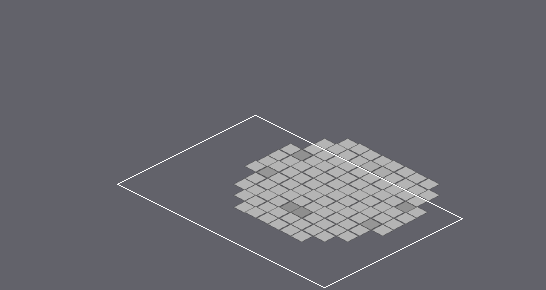
Two states of a Tiled map, feng-zhi/assets/maps/training_ground/maps/training_ground_night.tmx. The first picture is a wide view before the edit; the outline marks the close-up.
Close-up. Before the commit:
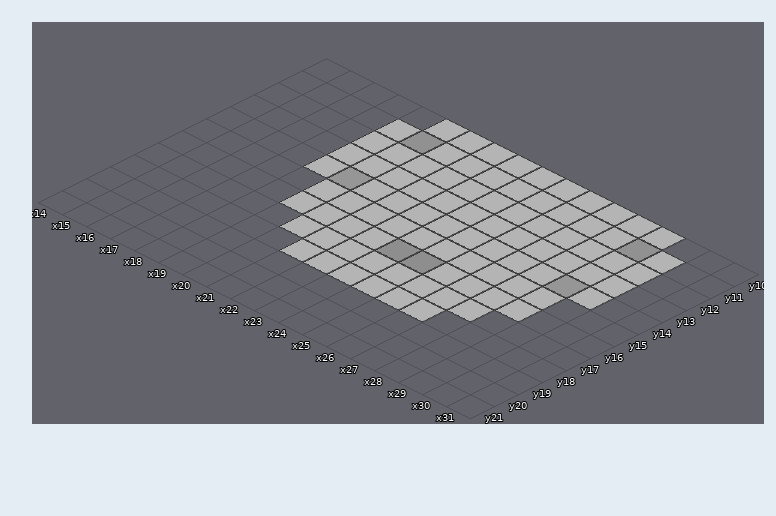
Cells are 64x32 px. Isometric: x runs down to the right, y down to the left. Shown: x 14..31, y 10..21. The commit also changed other parts of the map, which this record leaves out. The old version is drawn lined up with the new one.
The result:
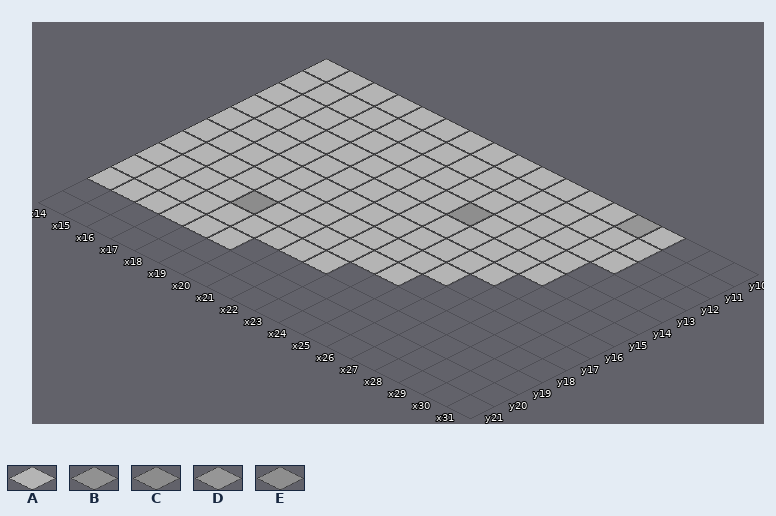
Key: from "training_ground_ground_tiles": A 0, B 6, C 7, D 9, E 10.
_ is an empty cell.
The edit:
map size 16x16 -> 32x28 cells (old content now starts at 16,6; both pictures use the new coordinates)
Layer "Ground":
There is now tile A in row 10 at x 14 to 18; in rows 11 to 14 at x 14 to 17; in rows 15 to 16 at x 14 to 18; in row 17 at x 14 to 19; in row 18 at x 14 to 20; in row 19 at x 14 to 19.
The edit erases tile A in rows 11 to 12 at x 29; in rows 13 to 14 at x 28 to 29; in row 15 at x 27 to 28; in row 16 at x 26 to 28; in row 17 at x 25 to 27; in row 18 at x 23 to 26.
Layer "Terrain":
There is now tile C in row 17 at x 18.
There is now tile D in row 10 at x 27.
There is now tile E in row 13 at x 23.
The edit erases tile B in row 11 at x 19 and 28.
The edit erases tile D in row 14 at x 19 and 28.
The edit erases tile E in row 16 at x 23 to 24.
Where, in picture pixels (left, top, right, bottom), the same in both close-ups:
changed: (87, 59, 686, 322)
